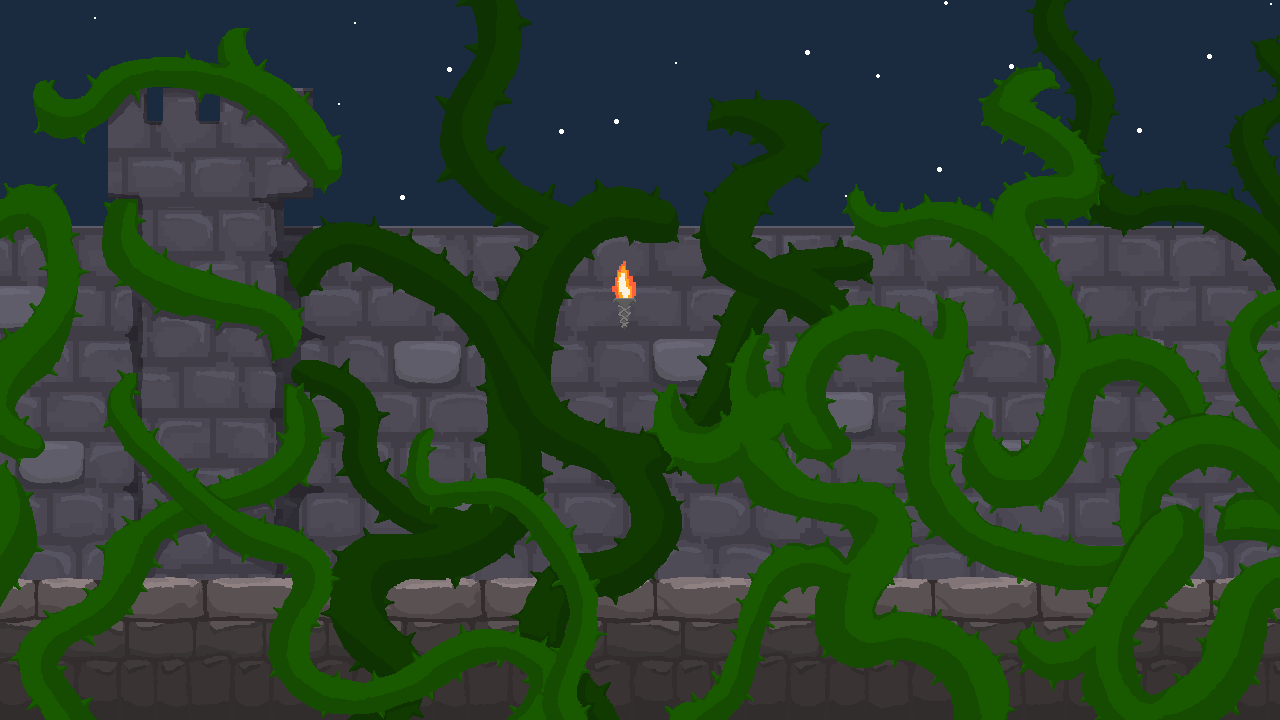
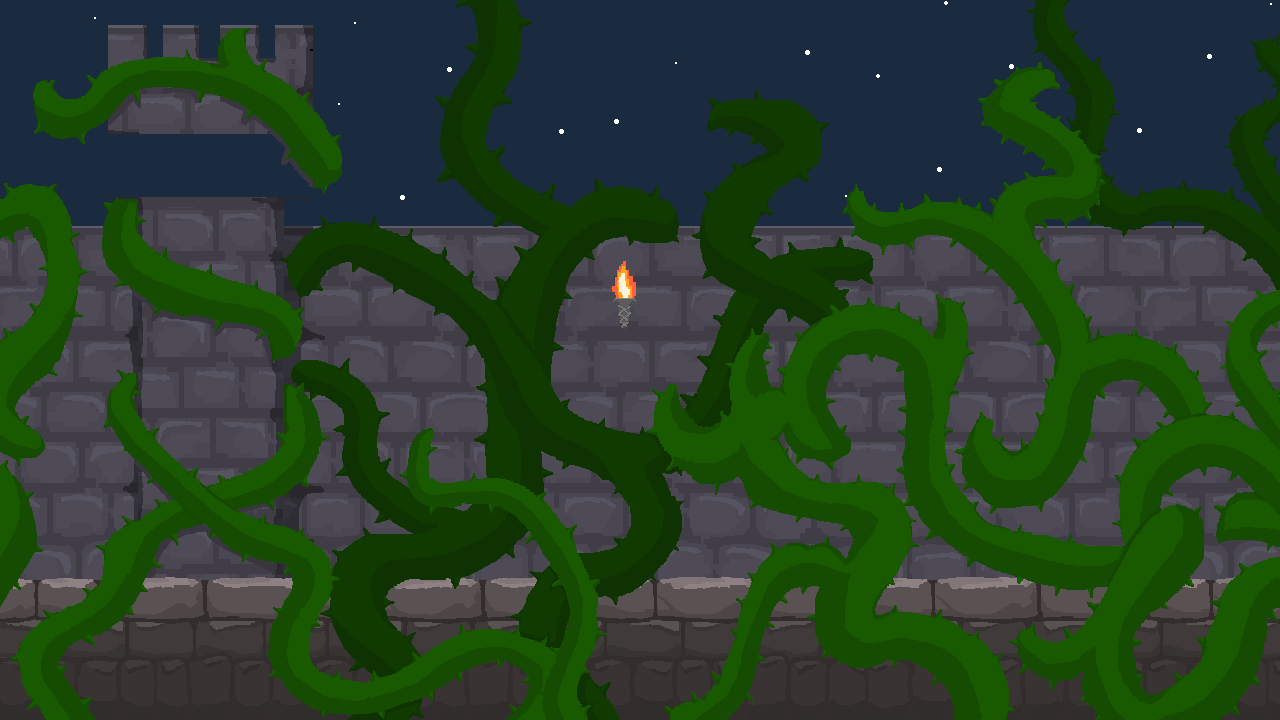
Layer changes from the first 1280x720 image to the second:
added group "藤蔓 拷貝 2" with 6 layers above "藤蔓 拷貝" over box(0, 25, 1164, 511)
added layer "深陰影" (2nd of 4, in "藤蔓 拷貝 2") in group "藤蔓 拷貝 2" over box(134, 179, 1164, 511)
added layer "陰影" (2nd of 6, in "藤蔓 拷貝 2") in group "藤蔓 拷貝 2" over box(0, 28, 1164, 511)
added layer "藤蔓" (2nd of 5, in "藤蔓 拷貝 2") in group "藤蔓 拷貝 2" over box(0, 28, 1164, 511)
added layer "牆柱陰影" (2nd of 4, in "藤蔓 拷貝 2") in group "藤蔓 拷貝 2" over box(108, 85, 313, 197)
added layer "後藤蔓陰影" (1st of 3, in "藤蔓 拷貝 2") in group "藤蔓 拷貝 2" over box(279, 25, 1164, 511)
added layer "後藤蔓底圖" (1st of 3, in "藤蔓 拷貝 2") in group "藤蔓 拷貝 2" over box(281, 25, 1164, 511)
hid group "藤蔓" (4th of 5) (6 layers) over box(0, 25, 1164, 511)
added layer "圖層 3" above "牆塔 拷貝" over box(108, 25, 313, 134)
hid group "牆塔" (6 layers) over box(108, 88, 313, 197)
hid group "牆凸出" (1st of 2) (36 layers) over box(0, 286, 1164, 511)
